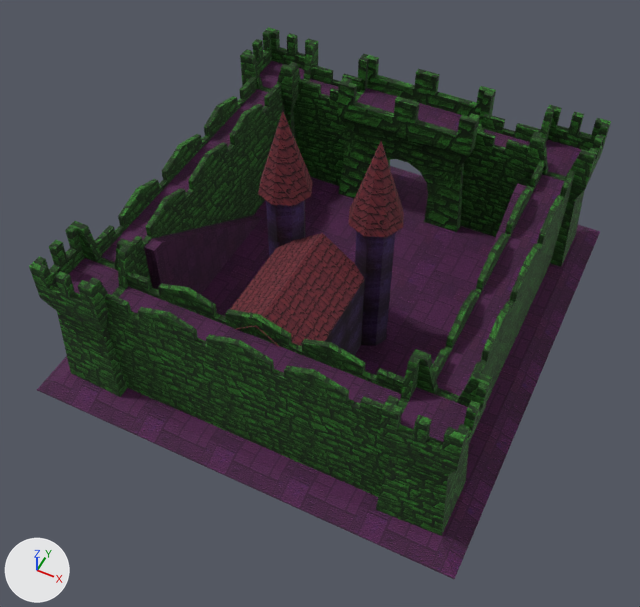
Two versions of the glTF model examples/assets/blitz3d/castle/castle.glb, one commit apart.
One viewpoint serves both versions: a 50 mm lens placed at (576.0, -1659.0, 1555.0), pointed at (18.0, -542.0, 159.0). Every picture has the same lights, and +X, +Y and +Z are marked at lower left. The older version comes first. Where no turn or scale is listed for an object, it has been applied to the vertices.

Script lines for the objects in view, before the commit:
```python
ob_box08 = bpy.data.objects.new('Box08', me_box08)
ob_box08.location = (-227.0, -1.0, 165.0)
ob_box09 = bpy.data.objects.new('Box09', me_box09)
ob_box09.location = (362.0, -1.0, 189.0)
ob_box21 = bpy.data.objects.new('Box21', me_box21)
ob_box21.location = (362.0, -399.0, 174.0)
ob_box22 = bpy.data.objects.new('Box22', me_box22)
ob_box22.location = (362.0, -792.0, 189.0)
ob_box23 = bpy.data.objects.new('Box23', me_box23)
ob_box23.location = (-2.0, -792.0, 174.0)
ob_box24 = bpy.data.objects.new('Box24', me_box24)
ob_box24.location = (227.0, -1.0, 165.0)
ob_box26 = bpy.data.objects.new('Box26', me_box26)
ob_box26.location = (-362.0, -399.0, 174.0)
ob_box27 = bpy.data.objects.new('Box27', me_box27)
ob_box27.location = (-362.0, -792.0, 189.0)
ob_cylinder01 = bpy.data.objects.new('Cylinder01', me_cylinder01)
ob_cylinder01.location = (-2.0, -1.0, 189.0)
# also in view: 'Cone02' at (100.0, -461.0, 465.0); 'Box02' at (-2.0, -628.0, 165.0); 'walkway' at (0.0, -397.0, 276.0); 'Box25' at (-362.0, -1.0, 189.0); 'Box01' at (-313.0, -449.0, 151.0)
```
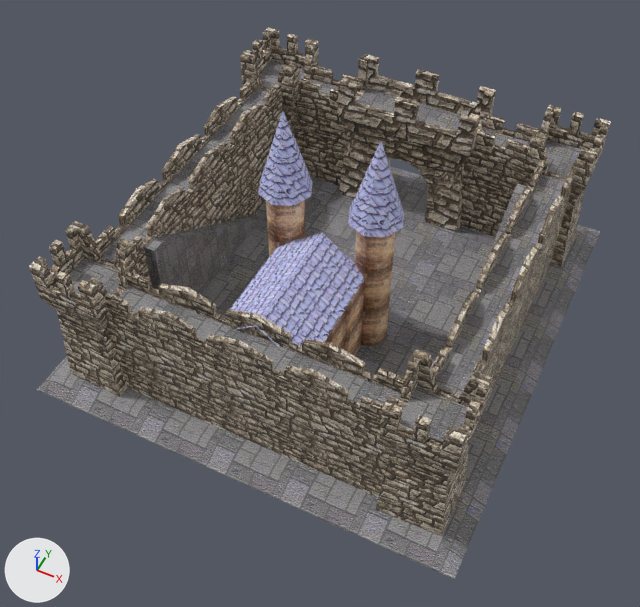
The change, as a diff of the scene's bpy script:
```diff
--- a/examples/assets/blitz3d/castle/castle.glb.py
+++ b/examples/assets/blitz3d/castle/castle.glb.py
@@ mat_material_0 @@
 n1 = _N.new('ShaderNodeOutputMaterial'); n1.name = 'Material Output'
-n2 = _N.new('ShaderNodeMix'); n2.name = 'Mix'
-n2.data_type = 'RGBA'
-n2.blend_type = 'MULTIPLY'
-n2.inputs[0].default_value = 1.0  # 'Factor'
-n2.inputs[7].default_value = (0.0331, 0.266, 0.0262, 1.0)  # 'B', green #338d2d
 n3 = _N.new('ShaderNodeTexImage'); n3.name = 'Image Texture'
@@ mat_material_0 @@
 n0 = _N.new('ShaderNodeBsdfPrincipled'); n0.name = 'Principled BSDF'
 _L.new(n0.outputs[0], n1.inputs[0])  # 'BSDF' to 'Surface'
-_L.new(n2.outputs[2], n0.inputs[0])  # 'Result' to 'Base Color'
-_L.new(n3.outputs[0], n2.inputs[6])  # 'Color' to 'A'
+_L.new(n3.outputs[0], n0.inputs[0])  # 'Color' to 'Base Color'
@@ mat_material_1 @@
 n1 = _N.new('ShaderNodeOutputMaterial'); n1.name = 'Material Output'
-n2 = _N.new('ShaderNodeMix'); n2.name = 'Mix'
-n2.data_type = 'RGBA'
-n2.blend_type = 'MULTIPLY'
-n2.inputs[0].default_value = 1.0  # 'Factor'
-n2.inputs[7].default_value = (0.0578, 0.0307, 0.258, 1.0)  # 'B', blue #44318b
 n3 = _N.new('ShaderNodeTexImage'); n3.name = 'Image Texture'
@@ mat_material_1 @@
 n0 = _N.new('ShaderNodeBsdfPrincipled'); n0.name = 'Principled BSDF'
 _L.new(n0.outputs[0], n1.inputs[0])  # 'BSDF' to 'Surface'
-_L.new(n2.outputs[2], n0.inputs[0])  # 'Result' to 'Base Color'
-_L.new(n3.outputs[0], n2.inputs[6])  # 'Color' to 'A'
+_L.new(n3.outputs[0], n0.inputs[0])  # 'Color' to 'Base Color'
@@ mat_material_2 @@
 n1 = _N.new('ShaderNodeOutputMaterial'); n1.name = 'Material Output'
-n2 = _N.new('ShaderNodeMix'); n2.name = 'Mix'
-n2.data_type = 'RGBA'
-n2.blend_type = 'MULTIPLY'
-n2.inputs[0].default_value = 1.0  # 'Factor'
-n2.inputs[7].default_value = (0.25, 0.0319, 0.0319, 1.0)  # 'B', red #893232
 n3 = _N.new('ShaderNodeTexImage'); n3.name = 'Image Texture'
@@ mat_material_2 @@
 n0 = _N.new('ShaderNodeBsdfPrincipled'); n0.name = 'Principled BSDF'
 _L.new(n0.outputs[0], n1.inputs[0])  # 'BSDF' to 'Surface'
-_L.new(n2.outputs[2], n0.inputs[0])  # 'Result' to 'Base Color'
-_L.new(n3.outputs[0], n2.inputs[6])  # 'Color' to 'A'
+_L.new(n3.outputs[0], n0.inputs[0])  # 'Color' to 'Base Color'
@@ mat_material_3 @@
 n1 = _N.new('ShaderNodeOutputMaterial'); n1.name = 'Material Output'
-n2 = _N.new('ShaderNodeMix'); n2.name = 'Mix'
-n2.data_type = 'RGBA'
-n2.blend_type = 'MULTIPLY'
-n2.inputs[0].default_value = 1.0  # 'Factor'
-n2.inputs[7].default_value = (0.258, 0.0307, 0.231, 1.0)  # 'B', purple #8b3184
 n3 = _N.new('ShaderNodeTexImage'); n3.name = 'Image Texture'
@@ mat_material_3 @@
 n0 = _N.new('ShaderNodeBsdfPrincipled'); n0.name = 'Principled BSDF'
 _L.new(n0.outputs[0], n1.inputs[0])  # 'BSDF' to 'Surface'
-_L.new(n2.outputs[2], n0.inputs[0])  # 'Result' to 'Base Color'
-_L.new(n3.outputs[0], n2.inputs[6])  # 'Color' to 'A'
+_L.new(n3.outputs[0], n0.inputs[0])  # 'Color' to 'Base Color'
```

What differs and where, as boxes (x1, y1, x2, y2) in the pictures (640 x 607 px):
'Box03', recoloured (purple to grey)
    both: (37, 166, 600, 579)
'Box23', recoloured (lighter)
    both: (105, 271, 405, 497)
'walkway', recoloured
    both: (68, 61, 582, 441)
'Cylinder01', recoloured (lighter)
    both: (338, 54, 496, 232)
'Box26', recoloured (green to brown)
    both: (95, 76, 285, 288)
'Box22', recoloured (lighter)
    both: (375, 349, 492, 536)
'roof', recoloured (brown to blue)
    both: (230, 233, 364, 347)
'Box27', recoloured (lighter)
    both: (29, 221, 141, 397)
'Box21', recoloured (lighter)
    both: (433, 161, 575, 400)
'Box24', recoloured (black to brown)
    both: (460, 114, 541, 237)
'Box01', recoloured (black to grey)
    both: (144, 215, 262, 295)
'Box08', recoloured (black to brown)
    both: (293, 65, 364, 186)
'Box09', recoloured (lighter)
    both: (524, 105, 611, 267)
'Box25', recoloured (green to brown)
    both: (240, 27, 318, 141)
'Cylinder02', recoloured (lighter)
    both: (355, 231, 395, 346)
'Cone02', recoloured (brown to blue)
    both: (348, 141, 404, 237)
'Cone03', recoloured (brown to blue)
    both: (258, 111, 313, 206)
'Cylinder03', recoloured (purple to brown)
    both: (266, 200, 305, 257)
'Box02', recoloured (lighter)
    both: (325, 279, 365, 356)
'Box28', recoloured (purple to grey)
    both: (490, 184, 526, 251)
